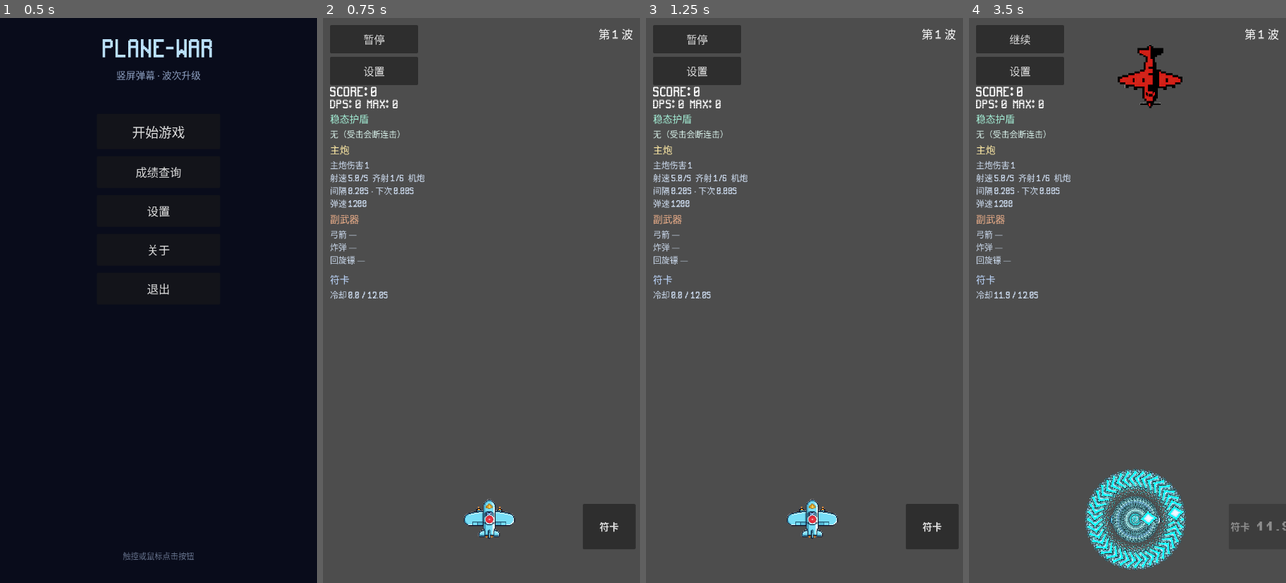
Above: before the commit, frames 1-4 (left to right).
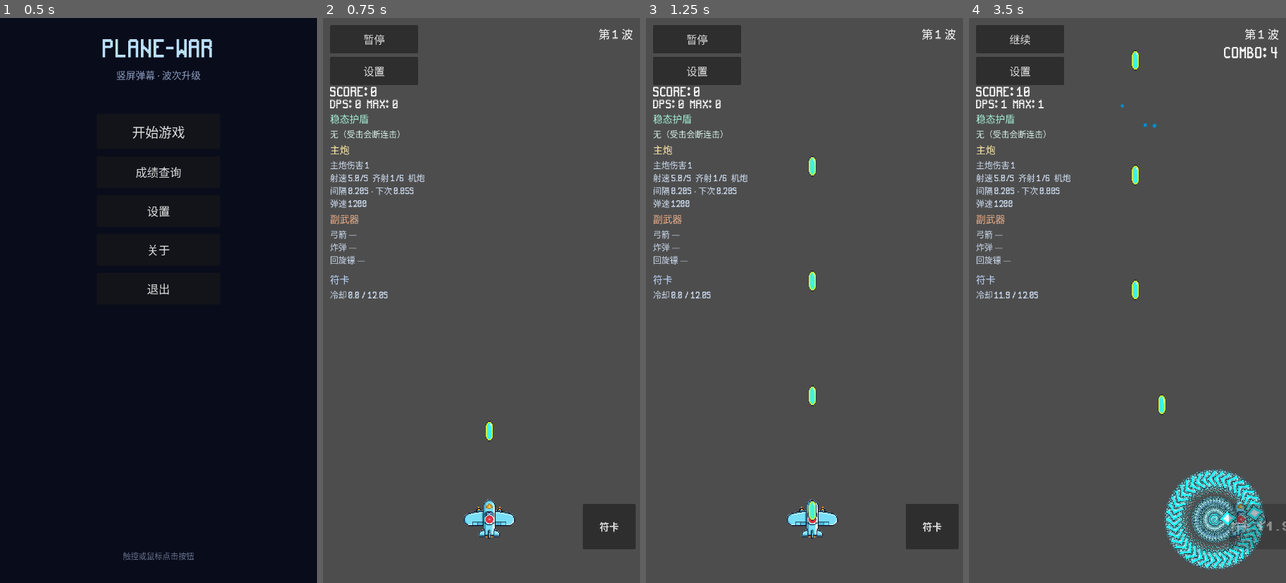
Above: after the commit, the same moments.

Repository: qingzhixing/plane-war
Game: Godot game, scene res://scenes/MainMenu.tscn
The game is run twice, just before and just after one commit, with the same random seed, the same clock (stepped at 60 frames per second) and the same inputs. Sound files missing from this copy of the repository are replaced by a short silence.
Inputs (mouse positions are in pixels of both pictures, inside the frame that each line leads up to):
- Up to frame 1 (0.5 s): no input
- Up to frame 2 (0.75 s): click "开始游戏" at 0.5 s
- Up to frame 3 (1.25 s): no input
- Up to frame 4 (3.5 s): click "暂停" at 1.25 s; click "继续" at 2 s; tap Enter at 2.75 s; move the mouse to (1197, 272) at 2.77 s; hold D from 2.78 s (still down); tap P at 2.85 s; click (1197, 272) at 2.92 s; tap Space at 3.02 s

Frame 1 is identical in both runs. In frame 2, less than 0.1% of the frame differs, in the area x 26-54%, y 30-75%; in frame 3, 0.3%; in frame 4, 8.6%, in the area x 10-98%, y 4-98%.
Error before the commit: Parse Error: Expected statement, found "Indent" instead. (res://scripts/player.gd:273)

Commit message:
🐛 FIX: player.gd _spawn_configured_bullet 缩进
Made-with: Cursor

Diff:
--- a/scripts/player.gd
+++ b/scripts/player.gd
@@ -270,7 +270,7 @@
 	var scene := get_tree().current_scene
 	var bullet := scene_res.instantiate()
 	bullet.global_position = global_position + dir * 20.0 + side_offset
-		if "damage" in bullet:
+	if "damage" in bullet:
 		var combo_bonus_damage := float(_combo_damage_bonus) + _rof_overflow_damage
 		bullet.damage = maxf(0.1, (float(bullet_damage) + combo_bonus_damage + damage_bonus) * _damage_multiplier)
 	if "speed" in bullet:
